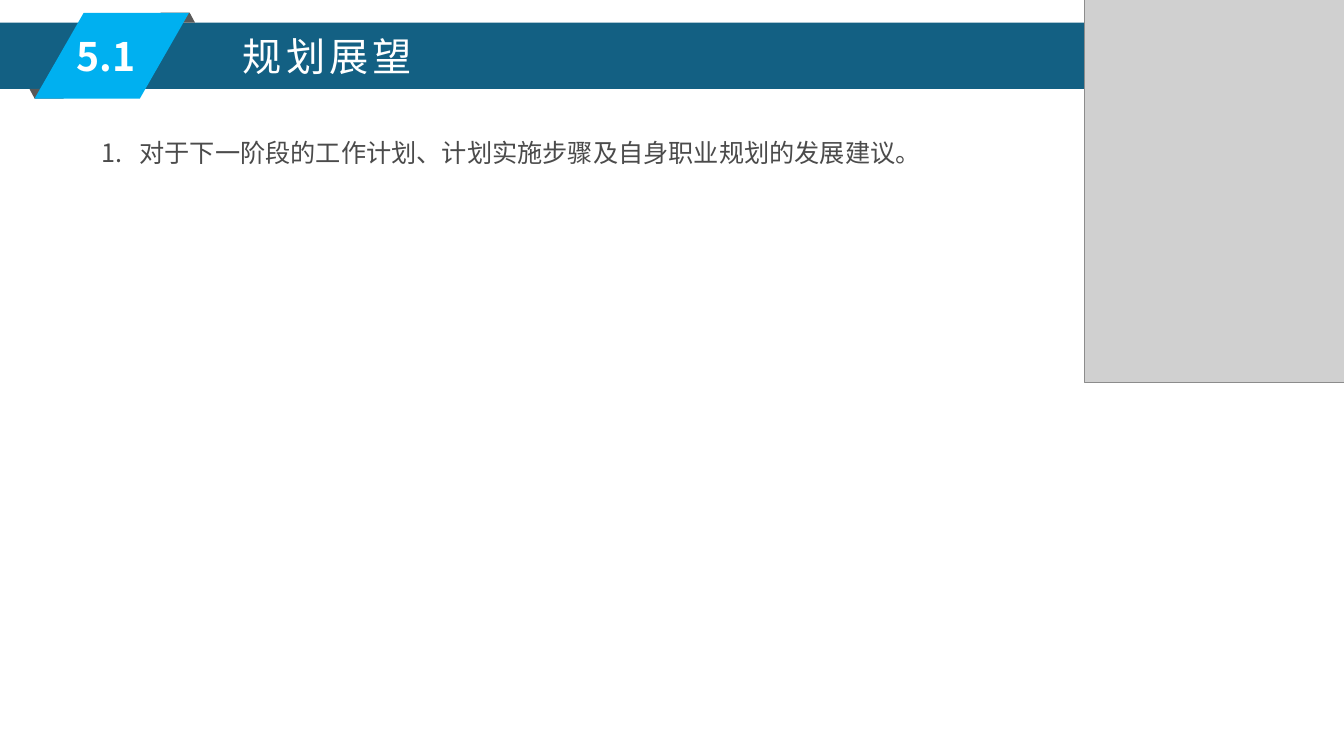
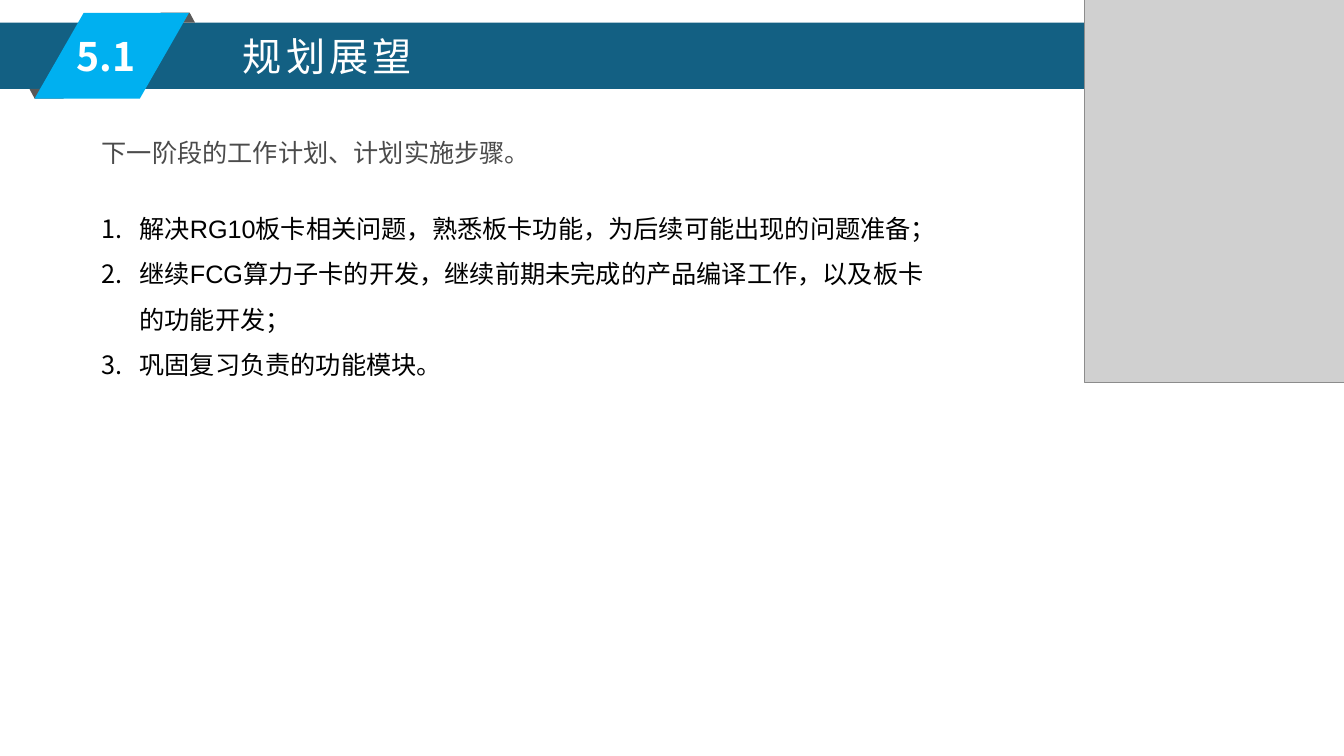
Before and after one commit to abo-wust/notes, a slide deck: slide 12 of 工作笔记/raisecom/02 部门规范/转正答辩PPT模板(软件部).pptx. Drawn at 1344x756 pixels with LibreOffice and Linux fonts; fonts in the diff are those of the drawing; grey boxes stand for pictures. Boxes give left, top, right and bottom in pixels: in the first picture for what was removed or moved away, otherwise in the second. Text is boxed around its words. In the diff, an @@ line names an element or a change of style, - is before the commit and + after.

```diff
--- a/工作笔记/raisecom/02 部门规范/转正答辩PPT模板(软件部).pptx
+++ b/工作笔记/raisecom/02 部门规范/转正答辩PPT模板(软件部).pptx
@@ text at (102, 141, 937, 376): text changed; font Noto Sans CJK SC to Arial; text colour #4B4B4B to #000000 @@
-1. 对于下一阶段的工作计划、计划实施步骤及自身职业规划的发展建议。
+下一阶段的工作计划、计划实施步骤。
+1. 解决RG10板卡相关问题，熟悉板卡功能，为后续可能出现的问题准备；
+2. 继续FCG算力子卡的开发，继续前期未完成的产品编译工作，以及板卡的功能开发；
+3. 巩固复习负责的功能模块。
```
Also in this commit, not shown: 6 other slides changed.
